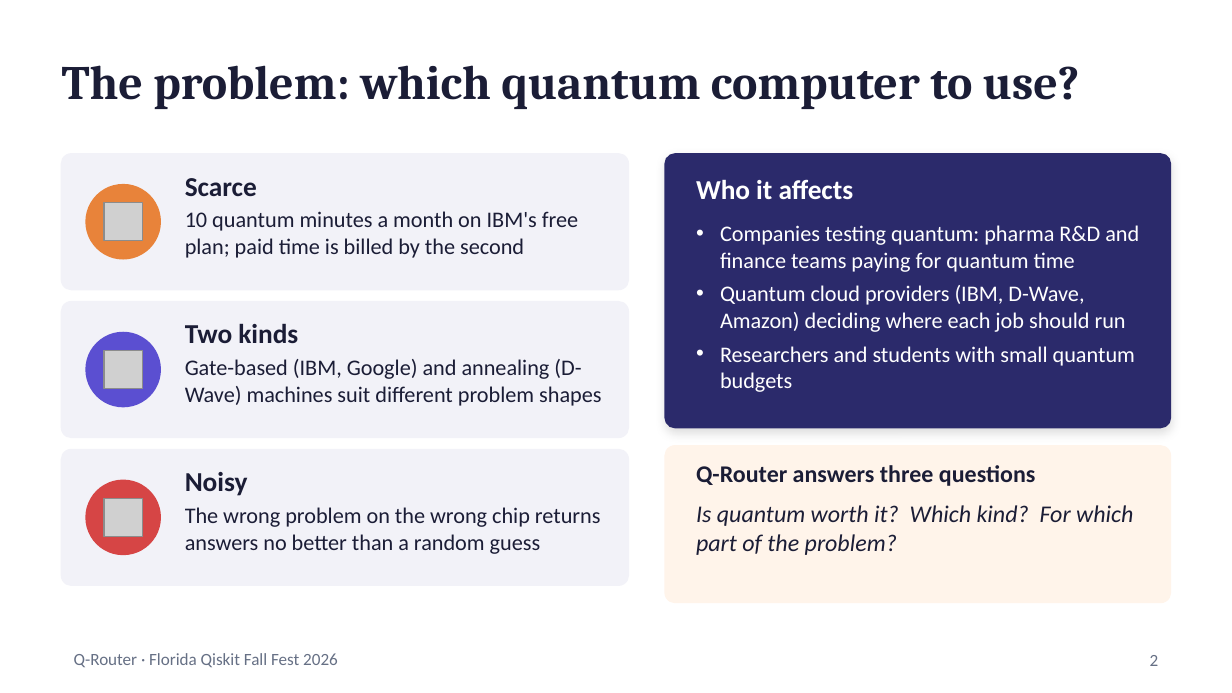
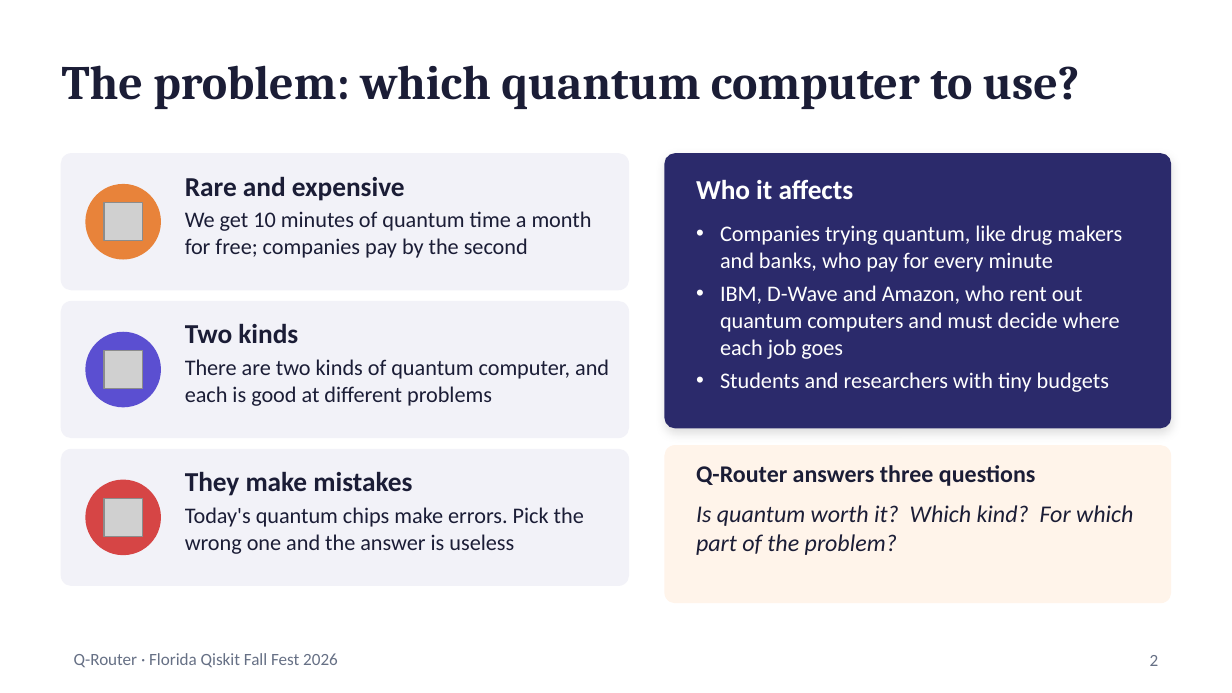
Before and after one commit to gurramn2025-cloud/q-router, a slide deck: slide 2 of slides/Q-Router_slides.pptx. Drawn at 1232x693 pixels with LibreOffice and Linux fonts; fonts in the diff are those of the drawing; grey boxes stand for pictures. Boxes give left, top, right and bottom in pixels: in the first picture for what was removed or moved away, otherwise in the second. Text is boxed around its words. In the diff, an @@ line names an element or a change of style, - is before the commit and + after.

```diff
--- a/slides/Q-Router_slides.pptx
+++ b/slides/Q-Router_slides.pptx
@@ text at [185, 176, 405, 201]: text changed @@
-Scarce
+Rare and expensive
@@ text at [185, 211, 592, 258]: text changed @@
-10 quantum minutes a month on IBM's free plan; paid time is billed by the second
+We get 10 minutes of quantum time a month for free; companies pay by the second
@@ text at [720, 225, 1122, 392]: text changed @@
-• Companies testing quantum: pharma R&D and finance teams paying for quantum time
-• Quantum cloud providers (IBM, D-Wave, Amazon) deciding where each job should run
-• Researchers and students with small quantum budgets
+• Companies trying quantum, like drug makers and banks, who pay for every minute
+• IBM, D-Wave and Amazon, who rent out quantum computers and must decide where each job goes
+• Students and researchers with tiny budgets
@@ text at [185, 359, 609, 406]: text changed @@
-Gate-based (IBM, Google) and annealing (D-Wave) machines suit different problem shapes
+There are two kinds of quantum computer, and each is good at different problems
@@ text at [185, 471, 412, 496]: text changed @@
-Noisy
+They make mistakes
@@ text at [185, 507, 584, 554]: text changed @@
-The wrong problem on the wrong chip returns answers no better than a random guess
+Today's quantum chips make errors. Pick the wrong one and the answer is useless
```
Also in this commit, not shown: 9 other slides changed.
